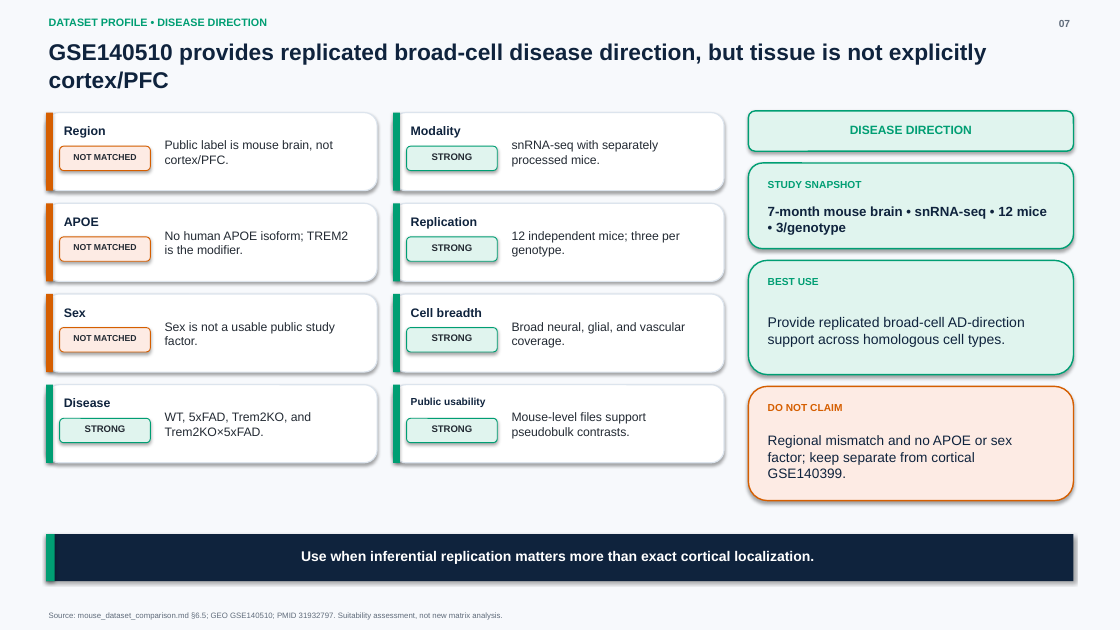
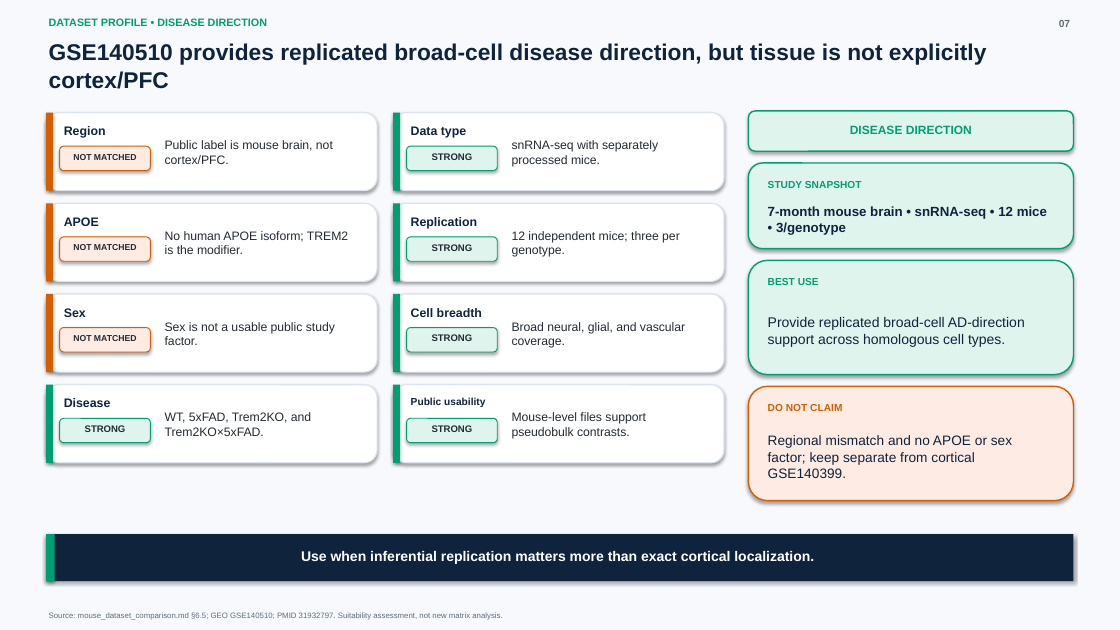
Before and after one commit to ericzhuang2010/alzheimer, a slide deck: slide 8 of docs/presentations/mouse_dataset_comparison_08252026.pptx. Drawn at 1120x630 pixels with LibreOffice and Linux fonts; fonts in the diff are those of the drawing. Boxes give left, top, right and bottom in pixels: in the first picture for what was removed or moved away, otherwise in the second. Text is boxed around its words. In the diff, an @@ line names an element or a change of style, - is before the commit and + after.

```diff
--- a/docs/presentations/mouse_dataset_comparison_08252026.pptx
+++ b/docs/presentations/mouse_dataset_comparison_08252026.pptx
@@ text at (x1=411, y1=126, x2=466, y2=138): text changed @@
-Modality
+Data type
```
Also in this commit, not shown: 12 other slides changed, 2 other files.
